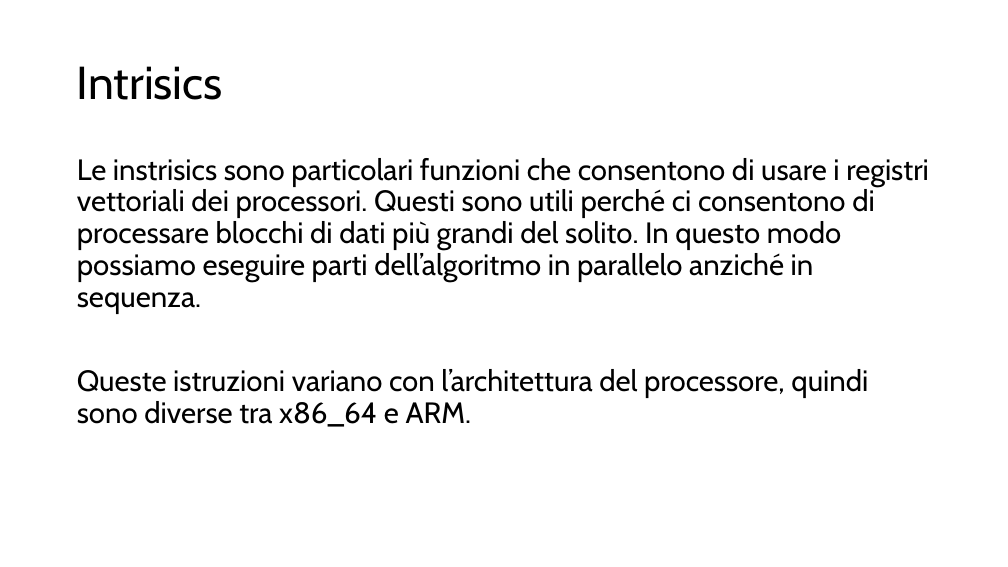
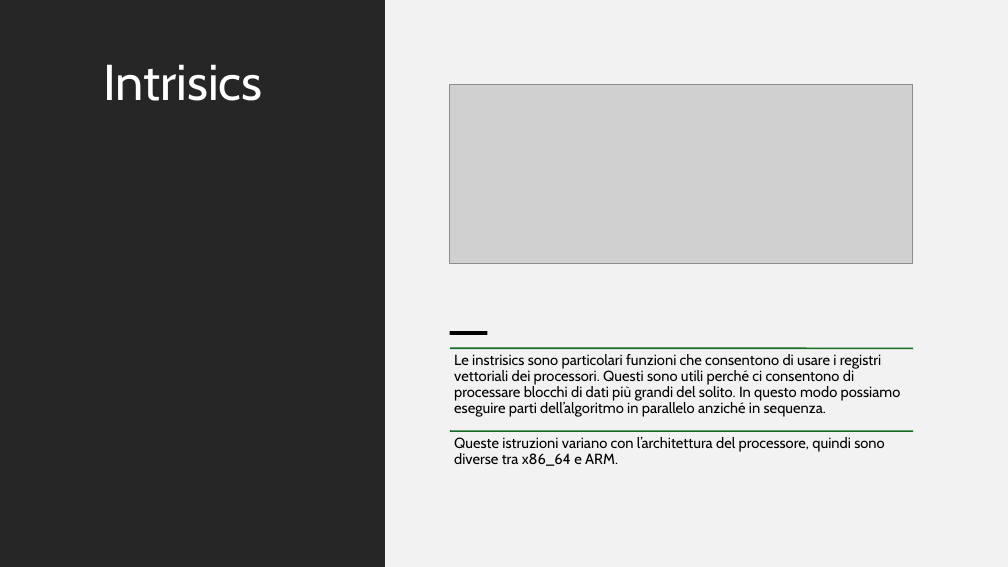
Before and after one commit to Ago19pc/keccak, a slide deck: slide 5 of PRESENTAZIONE.pptx. Drawn at 1008x567 pixels with LibreOffice and Linux fonts; fonts in the diff are those of the drawing; grey boxes stand for pictures. Boxes give left, top, right and bottom in pixels: in the first picture for what was removed or moved away, otherwise in the second. Text is boxed around its words. In the diff, an @@ line names an element or a change of style, - is before the commit and + after.

```diff
--- a/PRESENTAZIONE.pptx
+++ b/PRESENTAZIONE.pptx
@@ rectangle added at bbox=[0, 0, 385, 567], fill #262626 @@
@@ rectangle added at bbox=[386, 0, 1008, 567], fill #F2F2F2 @@
@@ title "Intrisics": place and size @@
-title "Intrisics" at bbox=[77, 66, 223, 100]
+title "Intrisics" at bbox=[103, 64, 262, 101]
@@ title "Intrisics" at bbox=[103, 64, 262, 101]: size 44 to 48 pt, text colour #000000 to #FFFFFF; vertical alignment middle to top @@
@@ picture added at bbox=[450, 84, 913, 263] @@
@@ text "Le instrisics sono particolari funzioni ...": place and size @@
-text "Le instrisics sono particolari funzioni ..." at bbox=[77, 158, 929, 427]
+text "Le instrisics sono particolari funzioni ..." at bbox=[454, 354, 901, 417]
@@ text "Le instrisics sono particolari funzioni ..." at bbox=[454, 354, 901, 417]: size 28 to 14 pt; less space between paragraphs @@
@@ rectangle added at bbox=[450, 331, 488, 335], fill #000000 @@
@@ line added from (450, 349) to (913, 349), #196B24 1.5 pt @@
@@ text at bbox=[77, 369, 868, 427]: paragraph removed @@
-Queste istruzioni variano con l’architettura del processore, quindi sono diverse tra x86_64 e ARM.
@@ line added from (450, 431) to (913, 431), #196B24 1.5 pt @@
@@ text added at bbox=[454, 437, 885, 466], 14 pt, text #000000 @@
+Queste istruzioni variano con l’architettura del processore, quindi sono diverse tra x86_64 e ARM.
```
Also in this commit, not shown: 2 other slides changed, 5 slides added, 4 slides removed, 1 other file.
